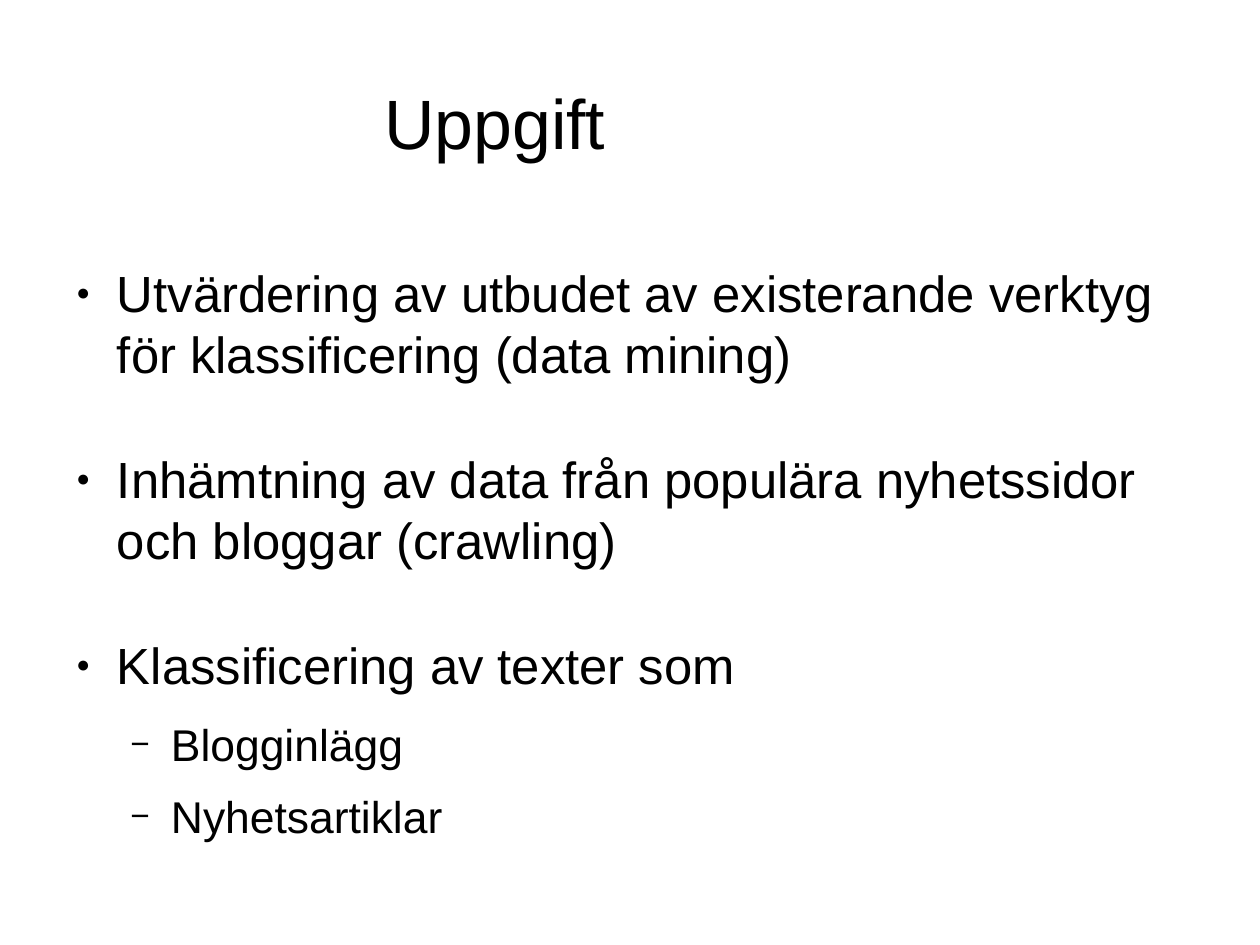
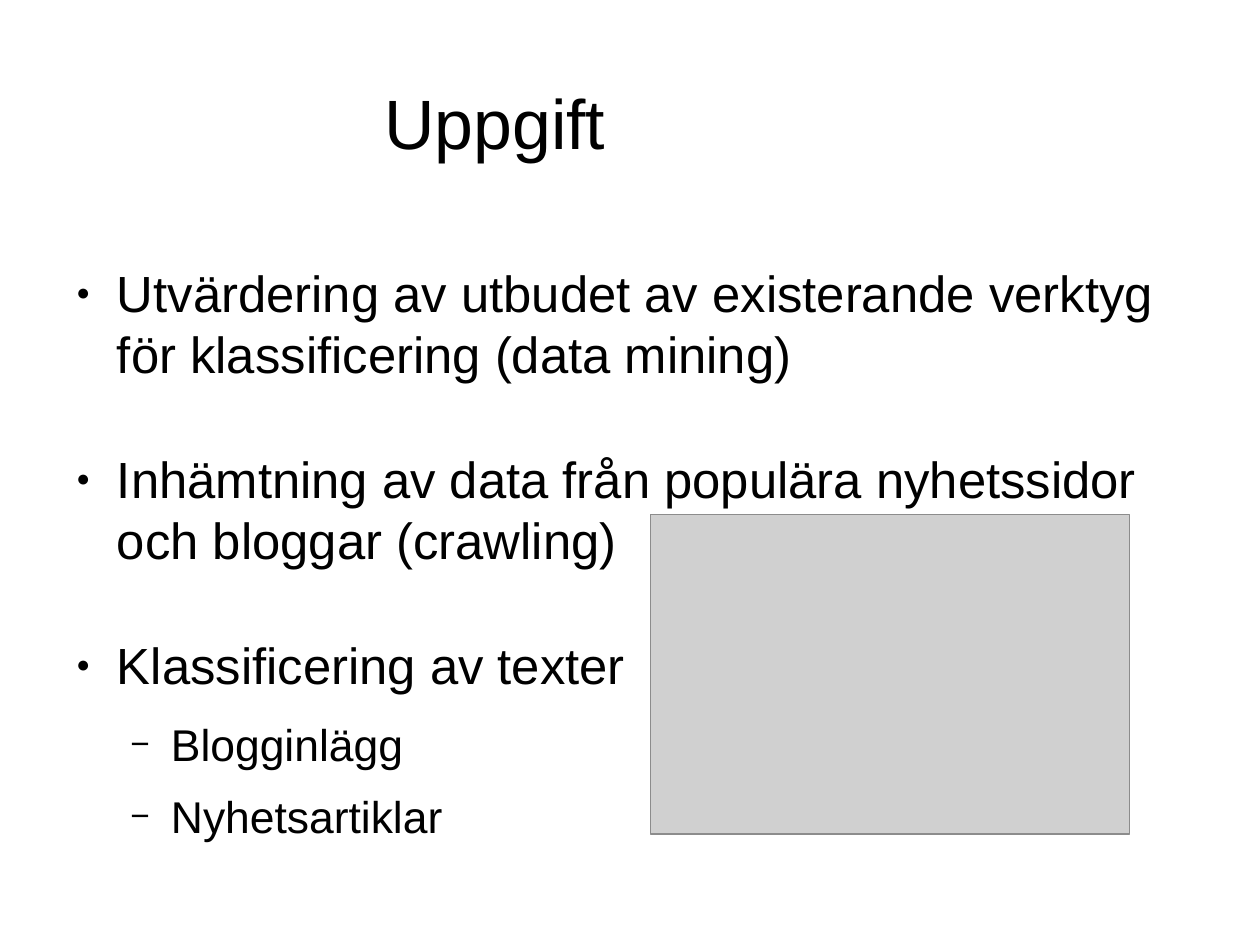
Before and after one commit to jensa/BloggEllerNyhet, a slide deck: slide 2 of report/presentation.odp. Drawn at 1260x945 pixels with LibreOffice and Linux fonts; fonts in the diff are those of the drawing; grey boxes stand for pictures; background and template pictures are left out. Boxes give left, top, right and bottom in pixels: in the first picture for what was removed or moved away, otherwise in the second. Text is boxed around its words. In the diff, an @@ line names an element or a change of style, - is before the commit and + after.

```diff
--- a/report/presentation.odp
+++ b/report/presentation.odp
@@ picture added at (651,515,1130,834) @@
@@ text at (117,647,625,695): text changed @@
-● Klassificering av texter som
+● Klassificering av texter
```
Also in this commit, not shown: 4 other slides changed, 1 other file.
